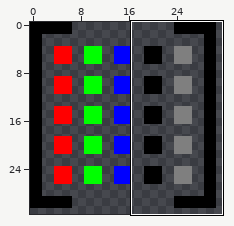
A pixel-art sprite gets an edit: icon/32.png. The picture above shows the old version from afar; the outline marks the close-up.
Close-up. Old version:
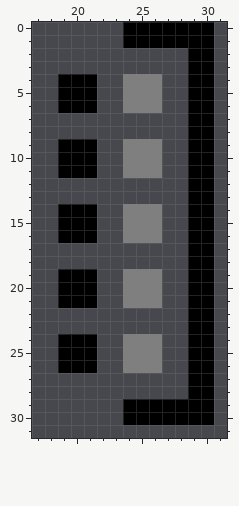
The file is 32x32 pixels. Shown: x 17..31, y 0..31. The commit also changed other parts of the picture, which this record leaves out.
And afterwards:
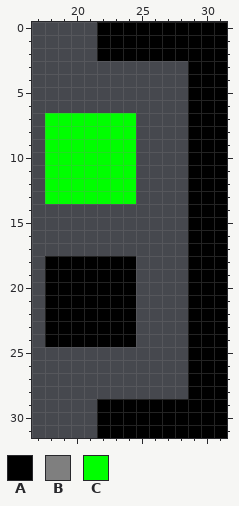
Palette (. is transparent): A #000000  B #7f7f7f  C #00ff00
From old to new:
@@ x 17..31 @@
- 0 .......AAAAAAA.
- 1 .......AAAAAAA.
- 2 ............AA.
- 3 ............AA.
- 4 ..AAA..BBB..AA.
- 5 ..AAA..BBB..AA.
- 6 ..AAA..BBB..AA.
- 7 ............AA.
- 8 ............AA.
- 9 ..AAA..BBB..AA.
-10 ..AAA..BBB..AA.
-11 ..AAA..BBB..AA.
-12 ............AA.
-13 ............AA.
-14 ..AAA..BBB..AA.
-15 ..AAA..BBB..AA.
-16 ..AAA..BBB..AA.
-17 ............AA.
-18 ............AA.
-19 ..AAA..BBB..AA.
-20 ..AAA..BBB..AA.
-21 ..AAA..BBB..AA.
-22 ............AA.
-23 ............AA.
-24 ..AAA..BBB..AA.
-25 ..AAA..BBB..AA.
-26 ..AAA..BBB..AA.
-27 ............AA.
-28 ............AA.
-29 .......AAAAAAA.
-30 .......AAAAAAA.
-31 ...............
+ 0 .....AAAAAAAAAA
+ 1 .....AAAAAAAAAA
+ 2 .....AAAAAAAAAA
+ 3 ............AAA
+ 4 ............AAA
+ 5 ............AAA
+ 6 ............AAA
+ 7 .CCCCCCC....AAA
+ 8 .CCCCCCC....AAA
+ 9 .CCCCCCC....AAA
+10 .CCCCCCC....AAA
+11 .CCCCCCC....AAA
+12 .CCCCCCC....AAA
+13 .CCCCCCC....AAA
+14 ............AAA
+15 ............AAA
+16 ............AAA
+17 ............AAA
+18 .AAAAAAA....AAA
+19 .AAAAAAA....AAA
+20 .AAAAAAA....AAA
+21 .AAAAAAA....AAA
+22 .AAAAAAA....AAA
+23 .AAAAAAA....AAA
+24 .AAAAAAA....AAA
+25 ............AAA
+26 ............AAA
+27 ............AAA
+28 ............AAA
+29 .....AAAAAAAAAA
+30 .....AAAAAAAAAA
+31 .....AAAAAAAAAA
Changed places in both close-ups, as pixel boxes (x1, y1, x2, y2):
changed: (45, 22, 227, 438)
